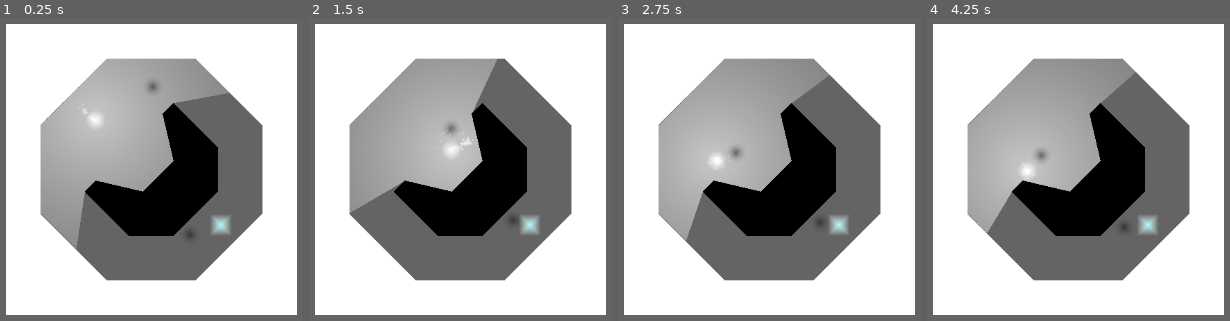
Above: before the commit, frames 1-4 (left to right).
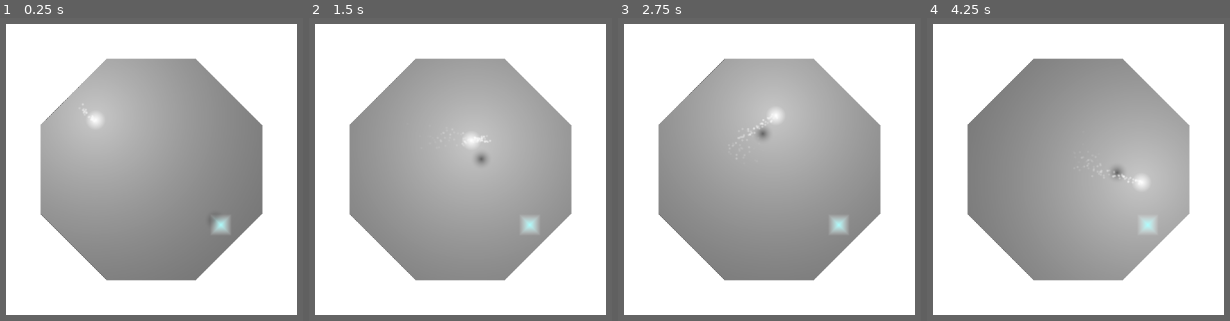
Above: after the commit, the same moments.

Repository: timo13113/gamejam_2024_shadows_and_alchemy
Game: Godot game, scene res://scenes/lvl3.tscn
Two runs of this game, one before a commit and one after it. Both use one fixed random seed, a clock stepped at 60 frames per second and the inputs below. This scene is started directly instead of the project's main scene.
Inputs (mouse positions are in pixels of both pictures, inside the frame that each line leads up to):
- Up to frame 1 (0.25 s): no input
- Up to frame 2 (1.5 s): move the mouse to (outside the picture) at 0.52 s; hold Right (ingame_move_right) 0.53-1.28 s; hold Space (toggle_move) 0.53-1.28 s; move the mouse to (outside the picture) at 1.27 s; hold Down (ingame_move_down) from 1.28 s (still down); tap Space (toggle_move) at 1.35 s
- Up to frame 3 (2.75 s): move the mouse to (848, 69) at 2.02 s; release Down (ingame_move_down) at 2.03 s; hold Right (ingame_move_right) from 2.03 s (still down); hold Space (toggle_move) from 2.03 s (still down)
- Up to frame 4 (4.25 s): move the mouse to (1039, 260) at 2.77 s; release Right (ingame_move_right) at 2.78 s; release Space (toggle_move) at 2.78 s; hold Up (ingame_move_up) 2.78-3.53 s; tap Space (toggle_move) at 2.85 s; move the mouse to (outside the picture) at 3.52 s; hold Left (ingame_move_left) from 3.53 s (still down); hold Space (toggle_move) from 3.53 s (still down)

The runs differ from the first frame. In frame 1, 22% of the frame differs, in the area x 25-87%, y 21-87%; in frame 2, 28%; in frame 3, 34%; in frame 4, 35%, in the area x 13-87%, y 17-87%.

Commit message:
Update lvl3.tscn

Diff:
--- a/scenes/lvl3.tscn
+++ b/scenes/lvl3.tscn
@@ -37,20 +37,11 @@
 toggle_sprite_invert = true
 metadata/polygon = PackedVector2Array(-122, -198, -354, -61, -240, 246, 276, 251, 634, 151, 636, -249, 226, -273)
 
-[node name="Inside_Wall_Poly2D2" type="Polygon2D" parent="."]
-polygon = PackedVector2Array(64, -192, 32, -160, 64, -24, -24, 64, -160, 32, -192, 64, -64, 192, 64, 192, 192, 64, 192, -64)
-
-[node name="Inside_Wall" parent="." instance=ExtResource("2_ainid")]
-polygon = PackedVector2Array(64, -192, 32, -160, 64, -24, -24, 64, -160, 32, -192, 64, -64, 192, 64, 192, 192, 64, 192, -64)
-
 [node name="SpawnPoint" type="Node2D" parent="."]
 position = Vector2(-208, -184)
 
 [node name="enemy2" parent="." instance=ExtResource("3_38r8x")]
-position = Vector2(128, 208)
-
-[node name="enemy" parent="." instance=ExtResource("3_38r8x")]
-position = Vector2(54, -259)
+position = Vector2(200, 160)
 
 [node name="CanvasLayer" type="CanvasLayer" parent="."]
 follow_viewport_enabled = true
